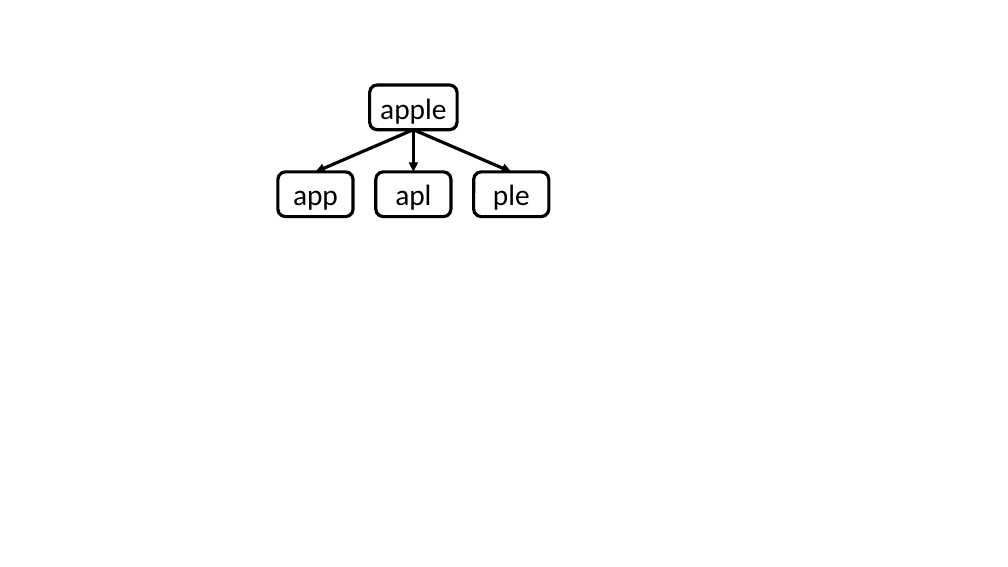
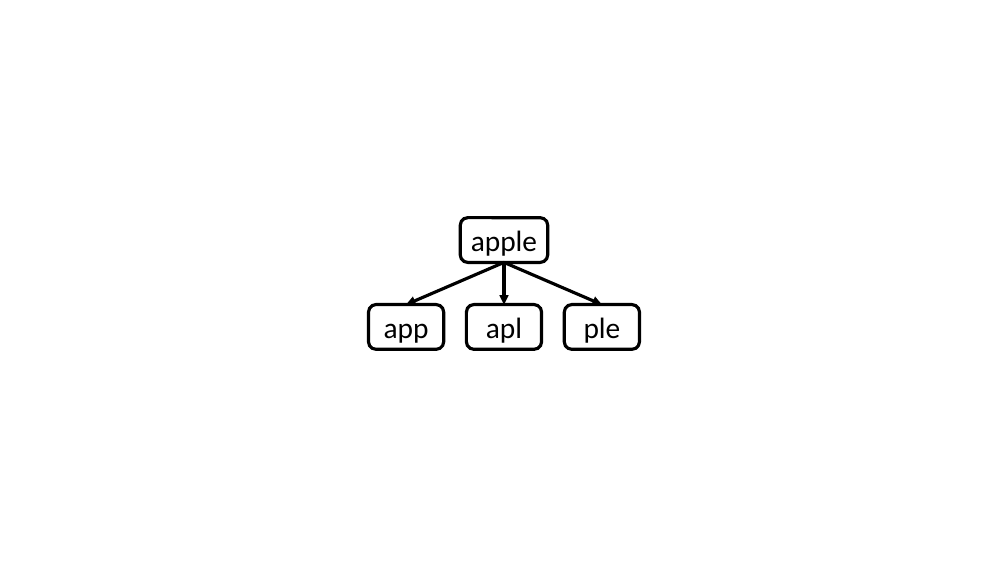
Before and after one commit to heladiolopes/TrendForecasting, a slide deck: slide 2 of report/01.Chapters/02.Background/figures.pptx. Drawn at 1008x567 pixels with LibreOffice and Linux fonts; fonts in the diff are those of the drawing. Boxes give left, top, right and bottom in pixels: in the first picture for what was removed or moved away, otherwise in the second. Text is boxed around its words. In the diff, an @@ line names an element or a change of style, - is before the commit and + after.

```diff
--- a/report/01.Chapters/02.Background/figures.pptx
+++ b/report/01.Chapters/02.Background/figures.pptx
@@ 3 arrows: place and size @@
-3 arrows at [315,130,511,172]
+3 arrows at [406,262,602,305]
@@ 4 rounded rectangles: place and size @@
-4 rounded rectangles at [278,85,549,216]
+4 rounded rectangles at [368,218,639,349]
```
Also in this commit, not shown: 1 other slide changed, 13 other files.
